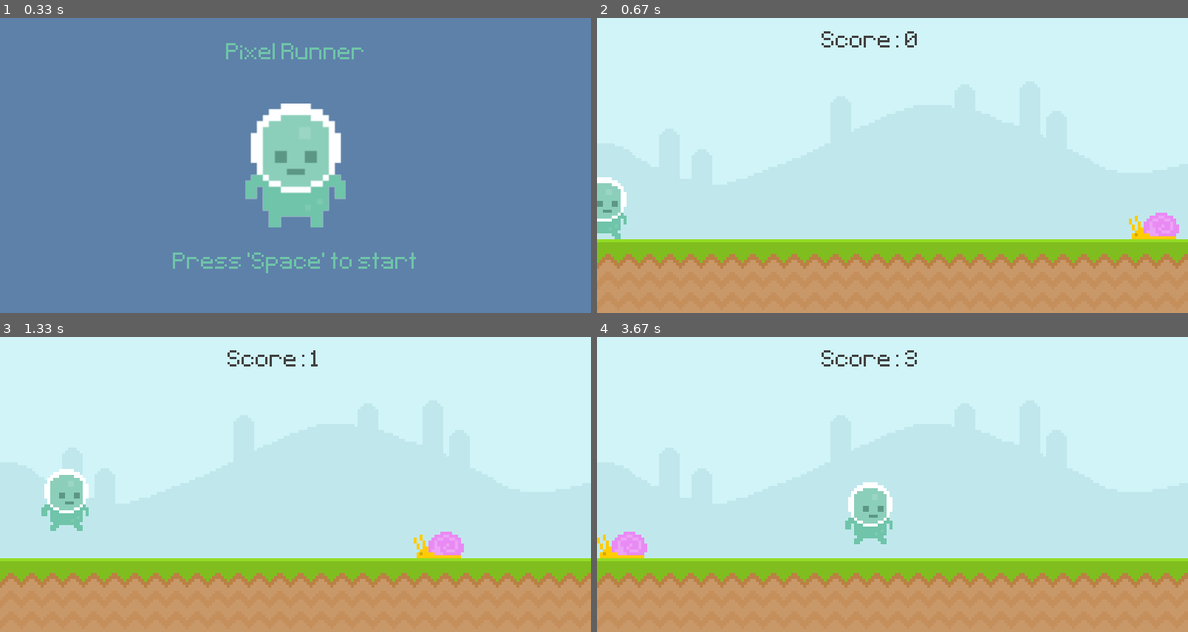
Above: before the commit, frames 1-4 (two rows, left to right).
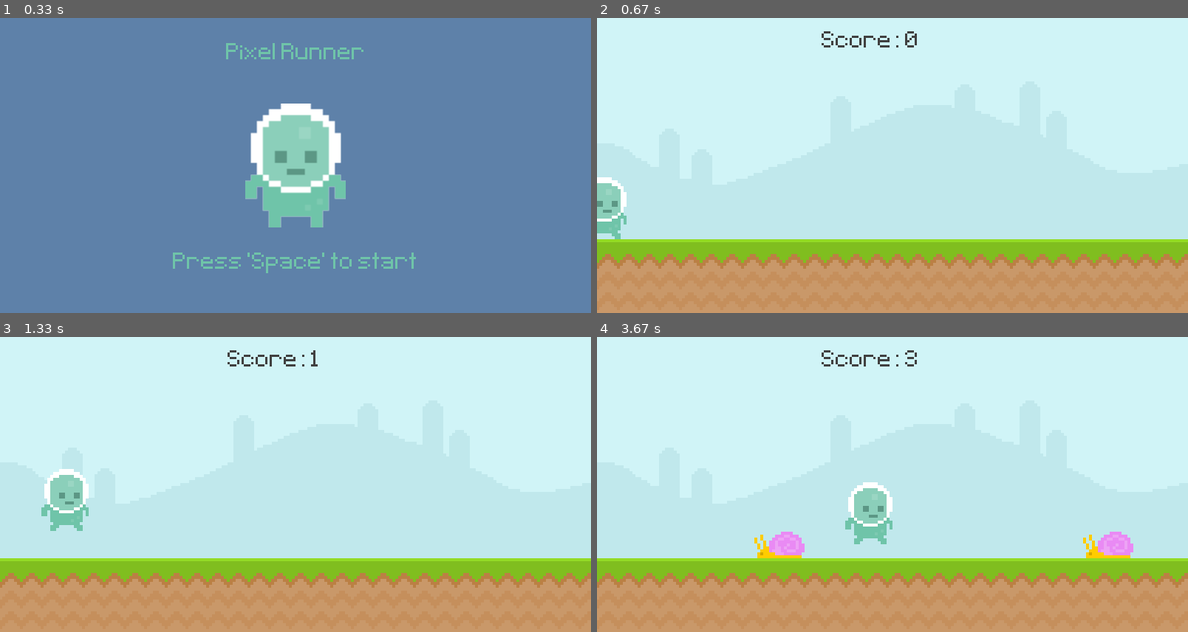
Above: after the commit, the same moments.

Repository: alexjustdoit225/python-mini-projects
Game: pygame game, started from projects/pygame_intro/pygame_intro.py
Two runs of this game, one before a commit and one after it. Both use one fixed random seed, a clock stepped at 60 frames per second and the inputs below.
Inputs (mouse positions are in pixels of both pictures, inside the frame that each line leads up to):
- Up to frame 1 (0.33 s): no input
- Up to frame 2 (0.67 s): tap Space at 0.33 s
- Up to frame 3 (1.33 s): click (17, 525) at 0.72 s
- Up to frame 4 (3.67 s): click (679, 525) at 1.55 s; tap Space at 2.33, 2.73, 3.03, 3.57 s

Frame 1 is identical in both runs. In frame 2, 0.6% of the frame differs, in the area x 90-99%, y 66-75%; in frame 3, 0.6%; in frame 4, 1.7%, in the area x 0-91%, y 66-75%.

Commit message:
created obstacles
-created more snails that move
-collision detection does not work anymore

Diff:
--- a/projects/pygame_intro/pygame_intro.py
+++ b/projects/pygame_intro/pygame_intro.py
@@ -1,5 +1,7 @@
+from this import d
 import pygame
 from sys import exit
+from random import randint
 
 def score():
     time = int(pygame.time.get_ticks() / 1000) - start_time
@@ -7,6 +9,17 @@
     score_rect = score_surf.get_rect(midbottom= (370, 50))
     screen.blit(score_surf, score_rect)
     return time
+
+def obstacle_movement(obstacle_list):
+    if obstacle_list:
+        for rectangles in obstacle_list:
+            rectangles.x -= 5
+
+            screen.blit(snail_surface, rectangles)
+        return obstacle_list
+    else:
+        return []
+
 
 pygame.init()
 WIDTH, HEIGHT = 800, 400
@@ -20,10 +33,15 @@
 
 sky_surface = pygame.image.load('projects\pygame_intro\graphics\Sky.png').convert()
 ground_surface = pygame.image.load('projects\pygame_intro\graphics\ground.png').convert()
-# text_surface = test_font.render("First Game", False, 'black')
 
+# Obstacles
 snail_surface = pygame.image.load('projects\pygame_intro\graphics\snail\snail1.png').convert_alpha()
 snail_rect = snail_surface.get_rect(bottomright= (700, 300))
+
+obstacle_rect_list = []
+
+
+
 
 player1_surf = pygame.image.load('projects\pygame_intro\graphics\Player\player_walk_1.png').convert_alpha()
 player1_rect = player1_surf.get_rect(midbottom= (80, 300))
@@ -38,8 +56,8 @@
 start_surf = test_font.render("Press 'Space' to start", False, (111,196,169))
 start_rect = start_surf.get_rect(midbottom= (400,350))
 
-# score_surf = test_font.render('Score: ', False, 'black')
-# score_rect = score_surf.get_rect(midbottom= (WIDTH//2 - 40, 150))
+obstacle_timer = pygame.USEREVENT + 1
+pygame.time.set_timer(obstacle_timer, 1500)
 
 while True:
     #checks for any player input
@@ -65,21 +83,20 @@
                 player1_rect.right = 0
                 snail_rect.left = WIDTH
                 start_time = int(pygame.time.get_ticks() / 1000)
+        if event.type == obstacle_timer and game_active:
+            print('test')
+            obstacle_rect_list.append(snail_surface.get_rect(bottomright= (randint(900,1100), 300)))
 
     if game_active:
         #draw all of our elements
         screen.blit(sky_surface, (0,0))
         screen.blit(ground_surface, (0,300))
-        # screen.blit(text_surface, (300, 50))
-        #draw the rectangle you used to position score
-        # pygame.draw.rect(screen, '#c0e8ec', score_rect, 0, 5)
-        # screen.blit(score_surf, score_rect)
         display_score = score()
 
-        snail_rect.left -= 4
-        if snail_rect.right <= 0: snail_rect.left = 800
-        elif snail_rect.left >= 800: snail_rect.right = 0
-        screen.blit(snail_surface, snail_rect)
+        # snail_rect.left -= 4
+        # if snail_rect.right <= 0: snail_rect.left = 800
+        # elif snail_rect.left >= 800: snail_rect.right = 0
+        # screen.blit(snail_surface, snail_rect)
 
         #add gravity to player
         player1_grav += 1
@@ -90,6 +107,9 @@
         if player1_rect.right <= 0: player1_rect.left = 800
         elif player1_rect.left >= 800: player1_rect.right = 0
         screen.blit(player1_surf, player1_rect)
+
+        # Obstacle movement
+        obstacle_rect_list = obstacle_movement(obstacle_rect_list)
 
         #collision detection
         if player1_rect.colliderect(snail_rect):
